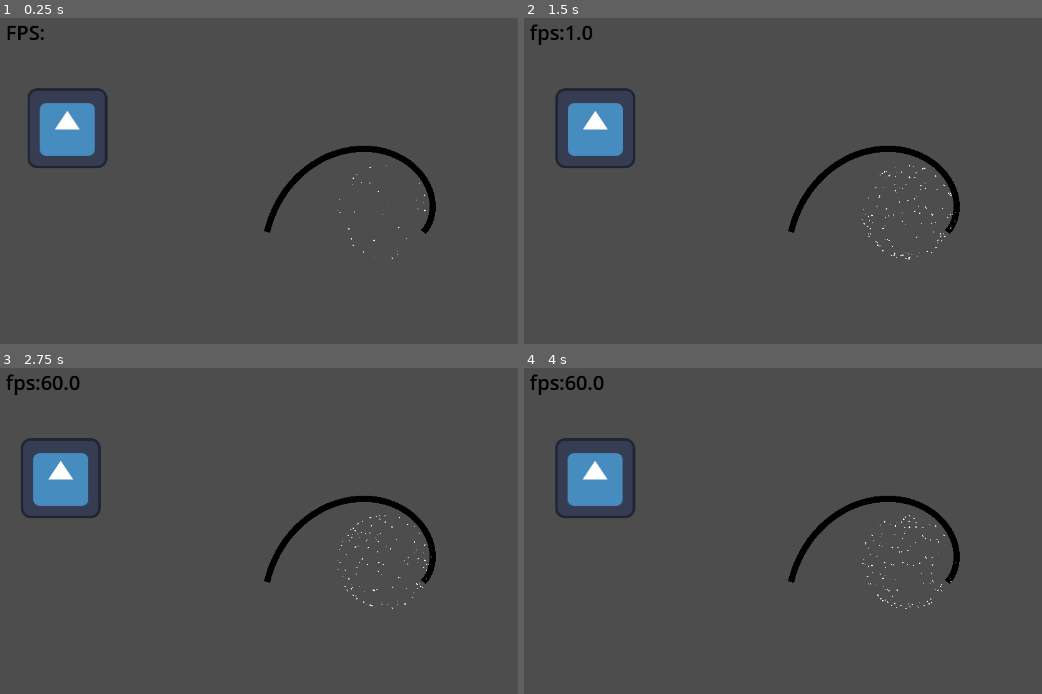
Above: before the commit, frames 1-4 (two rows, left to right).
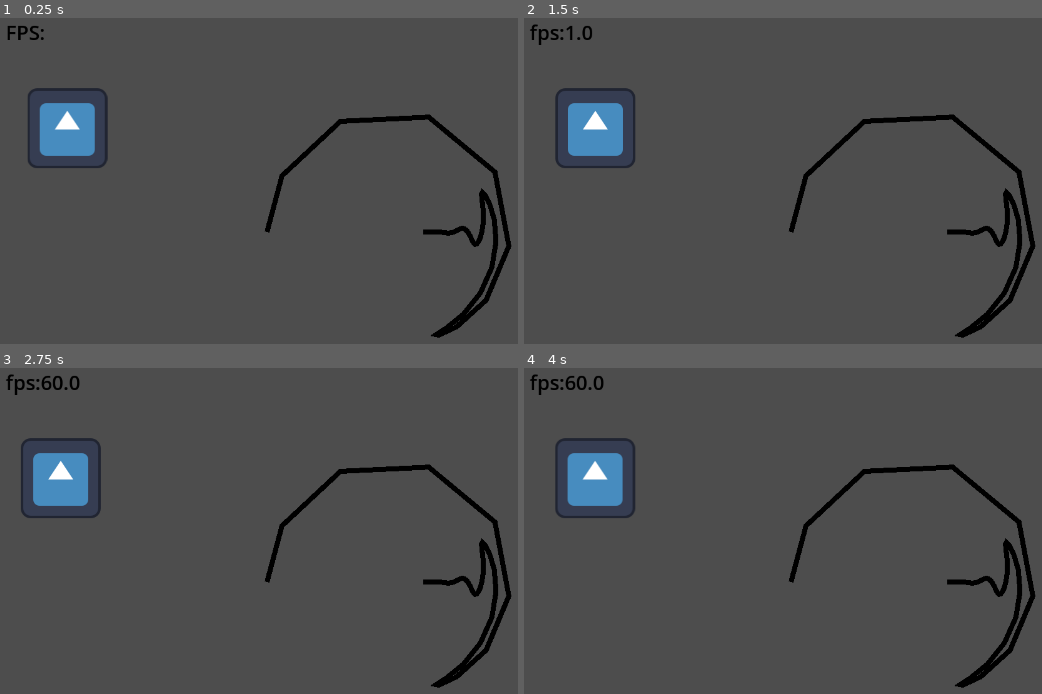
Above: after the commit, the same moments.

Repository: jerecraft-YT/function-Drawing
Game: Godot game, scene res://node_2d.tscn
Two runs of this game, one before a commit and one after it. Both use one fixed random seed, a clock stepped at 60 frames per second and the inputs below. The engine's default icon, where the game draws it, is replaced by a stand-in: a white triangle on a blue panel in a dark square.
Inputs:
- Up to frame 1 (0.25 s): no input
- Up to frame 2 (1.5 s): hold Right (ui_right) 0.53-1.28 s; tap 1 (key_1) at 0.6 s; tap Space (ui_select) at 0.77 s; tap 2 (key_2) at 0.8, 1.35 s; hold Left (ui_left) from 1.28 s (still down)
- Up to frame 3 (2.75 s): tap Space (ui_select) at 1.52 s; tap 3 (key_3) at 1.55, 2.1 s; release Left (ui_left) at 2.03 s; hold Right (ui_right) from 2.03 s (still down); tap 1 (key_1) at 2.3 s
- Up to frame 4 (4 s): tap 1 (key_1) at 2.85 s; tap Space (ui_select) at 3.02, 3.77 s; tap 2 (key_2) at 3.05, 3.6 s; release Right (ui_right) at 3.53 s; hold Left (ui_left) from 3.53 s (still down); tap 3 (key_3) at 3.8 s

The runs differ from the first frame. In frame 1, 3.3% of the frame differs, in the area x 50-99%, y 29-99%; in frame 2, 3.4%; in frame 3, 3.4%; in frame 4, 3.4%.

Commit message:
Add easing functions and update spiral drawing logic
Introduced dataGame.gd with various easing functions and autoloaded it in project.godot. Updated draw_lines.gd to use these functions for spiral generation, added new export variables, and changed spiral type handling. Adjusted node_2d.tscn to reflect new spiral type and line width, and set CPUParticles2D visibility to false.

Diff:
--- /dev/null
+++ b/dataGame.gd
@@ -0,0 +1,113 @@
+extends Node
+
+
+func easeInSine(x):
+	return 1 - cos((x * PI) / 2)
+func easeOutSine(x):
+	return sin((x * PI) / 2)
+func easeInOutSine(x):
+	return -(cos(PI * x) - 1) / 2
+func easeInCubic(x):
+	return pow(x,3)
+func easeOutCubic(x):
+	return 1 - pow(1 - x, 3)
+func easeInOutCubic(x):
+	if x < 0.5:
+		return 4 * x * x * x
+	else:
+		return 1 - pow(-2 * x + 2, 3) / 2
+func easeInQuint(x):
+	return pow(x, 5)
+func easeOutQuint(x):
+	return 1 - pow(1 - x, 5)
+func easeInOutQuint(x):
+	if x < 0.5:
+		return 16 * pow(x, 5)
+	else:
+		return 1 - pow(-2 * x + 2, 5) / 2
+func easeInCirc(x):
+	return 1 - sqrt(1 - pow(x, 2))
+func easeOutCirc(x):
+	return sqrt(1 - pow(x - 1, 2))
+func easeInOutCirc(x):
+	if x < 0.5:
+		return (1 - sqrt(1 - pow(2 * x, 2))) / 2
+	else:
+		return (sqrt(1 - pow(-2 * x + 2, 2)) + 1) / 2
+func easeInElastic(x):
+	const c4 := (2 * PI) / 3
+
+	if x == 0:
+		return 0
+	elif x == 1:
+		return 1
+	else:
+		return -pow(2, 10 * x - 10) * sin((x * 10 - 10.75) * c4)
+func easeOutElastic(x):
+	const c4 := (2 * PI) / 3
+
+	if x == 0:
+		return 0
+	elif x == 1:
+		return 1
+	else:
+		return pow(2, -10 * x) * sin((x * 10 - 0.75) * c4) + 1
+func easeInOutElastic(x):
+	const c5 := (2 * PI) / 4.5
+
+	if x == 0:
+		return 0
+	elif x == 1:
+		return 1
+	elif x < 0.5:
+		return -(pow(2, 20 * x - 10) * sin((20 * x - 11.125) * c5)) / 2
+	else:
+		return (pow(2, -20 * x + 10) * sin((20 * x - 11.125) * c5)) / 2 + 1
+func easeInQuad(x):
+	return x * x
+func easeOutQuad(x):
+	return 1 - pow(1 - x, 2)
+func easeInOutQuad(x):
+	if x < 0.5:
+		return 2 * x * x
+	else:
+		return 1 - 2 * (1 - x) * (1 - x)
+func easeInBack(x):
+	const c1 := 1.70158
+	const c3 := c1 + 1
+
+	return c3 * x * x * x - c1 * x * x
+func easeOutBack(x):
+	const c1 := 1.70158
+	const c3 := c1 + 1
+
+	return 1 + c3 * pow(x - 1, 3) + c1 * pow(x - 1, 2)
+func easeInOutBack(x):
+	const c1 := 1.70158
+	const c2 := c1 * 1.525
+
+	if x < 0.5:
+		return (pow(2 * x, 2) * ((c2 + 1) * 2 * x - c2)) / 2
+	else:
+		return (pow(2 * x - 2, 2) * ((c2 + 1) * (x * 2 - 2) + c2) + 2) / 2
+func easeInBounce(x):
+	return 1 - easeOutBounce(1 - x)
+func easeOutBounce(x):
+	const n1 := 7.5625
+	const d1 := 2.75
+
+	if x < 1 / d1:
+		return n1 * x * x
+	elif x < 2 / d1:
+		return n1 * (x - 1.5 / d1) * (x - 1.5 / d1) + 0.75
+	elif x < 2.5 / d1:
+		return n1 * (x - 2.25 / d1) * (x - 2.25 / d1) + 0.9375
+	else:
+		return n1 * (x - 2.625 / d1) * (x - 2.625 / d1) + 0.984375
+func easeInOutBounce(x):
+	if x < 0.5:
+		return (1 - easeOutBounce(1 - 2 * x)) / 2
+	else:
+		return (1 + easeOutBounce(2 * x - 1)) / 2
+func linear(x):
+	return x
--- a/draw_lines.gd
+++ b/draw_lines.gd
@@ -9,17 +9,25 @@
 @export var finalAngle:float = 180
 @export var lineWidth:int
 @export var numberPoints:int = 64
+@export var progressConsum:float = 1.0
+@export var diference:float
+var funcion:String
+enum SpiralType {linear,easeInSine,easeOutSine,easeInOutSine,easeInCubic,easeOutCubic,easeInOutCubic,easeInQuint,easeOutQuint,easeInOutQuint,easeInCirc,easeOutCirc,
+	easeInOutCirc,easeInElastic,easeOutElastic,easeInOutElastic,easeInQuad,easeOutQuad,
+	easeInOutQuad,easeInBack,easeOutBack,easeInOutBack,easeInBounce,easeOutBounce,
+	easeInOutBounce}
 
-enum SpiralType {ARCHIMEDEAN, LOGARITHMIC, FERMAT, HYPERBOLIC}
-
-@export var spiral_type: SpiralType = SpiralType.ARCHIMEDEAN
+@export var spiral_type: SpiralType = SpiralType.linear
 
 func _ready() -> void:
+	funcion = SpiralType.keys()[spiral_type]
+	print(funcion)
 	calculateSpiral()
 
 # Called every frame. 'delta' is the elapsed time since the previous frame.
 @warning_ignore("unused_parameter")
 func _process(delta: float) -> void:
+	funcion = SpiralType.keys()[spiral_type]
 	calculateSpiral()
 	queue_redraw()
 
@@ -27,14 +35,15 @@
 	if puntos.size() != numberPoints + 1:
 		puntos.resize(numberPoints + 1)
 
-	var ampToGet = finalAMP - startAMP
-	var angleToGet = finalAngle - startAngle
+	var ampToGet = (finalAMP - startAMP) * progressConsum
+	var angleToGet = (finalAngle - startAngle) * progressConsum
 	var progresoPaso = 1.0 / numberPoints
-
+	var sobrante = 1 - progressConsum
 	for i in range(numberPoints+1):
 		var progresoActual = (i * progresoPaso)
-		var angleActual = deg_to_rad(startAngle + (angleToGet * progresoActual))
-		var ampActual = startAMP + (ampToGet * progresoActual)
+		var progresoFuncion = DataGame.call(funcion,sobrante + progresoActual)
+		var angleActual = deg_to_rad(finalAngle - (angleToGet * progresoFuncion))
+		var ampActual = finalAMP - (ampToGet * progresoActual)
 		puntos[i] = Vector2(
 			functionOffset.x + cos(angleActual) * ampActual,
 			functionOffset.y - sin(angleActual) * ampActual
--- a/node_2d.tscn
+++ b/node_2d.tscn
@@ -22,7 +22,8 @@
 [node name="drawLines" type="Node2D" parent="."]
 script = ExtResource("4_0hol4")
 functionOffset = Vector2(640, 360)
-lineWidth = 10
+lineWidth = 8
+spiral_type = 14
 
 [node name="Sprite2D" type="Sprite2D" parent="."]
 position = Vector2(120, 194)
@@ -30,6 +31,7 @@
 script = ExtResource("3_0hol4")
 
 [node name="CPUParticles2D" type="CPUParticles2D" parent="."]
+visible = false
 position = Vector2(628, 328)
 amount = 128
 emission_shape = 2
--- a/project.godot
+++ b/project.godot
@@ -14,6 +14,10 @@
 run/main_scene="uid://cjp61t22l3tpg"
 config/features=PackedStringArray("4.5", "Forward Plus")
 config/icon="res://icon.svg"
+
+[autoload]
+
+DataGame="*res://dataGame.gd"
 
 [display]
 
Not shown, added: dataGame.gd.uid
